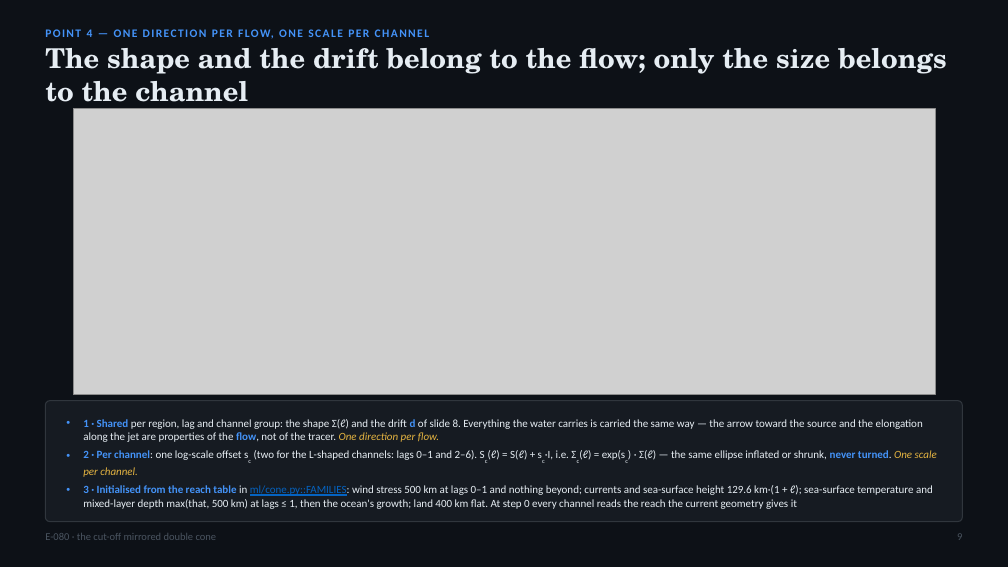
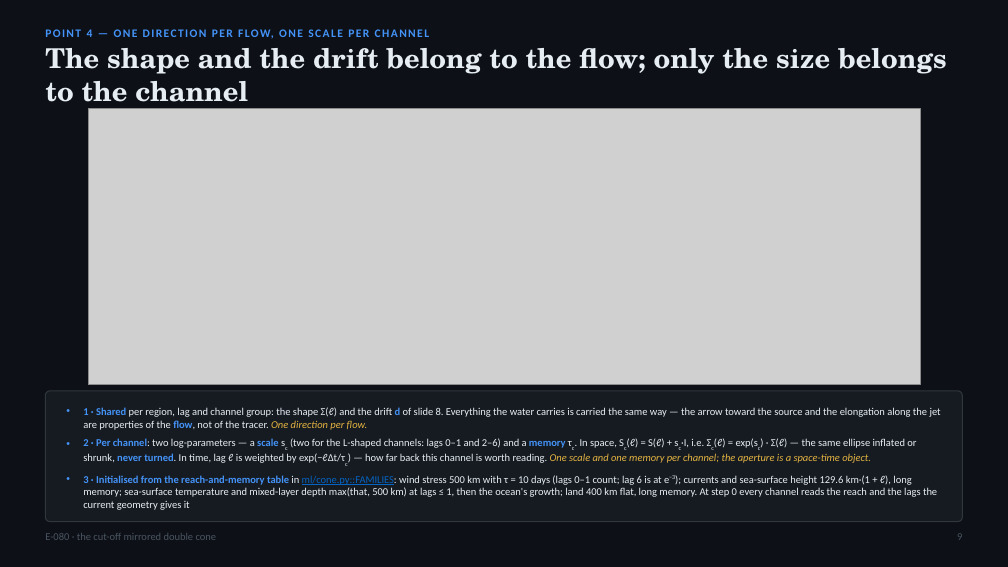
Before and after one commit to blauewelt/earth, a slide deck: slide 9 of ml/plans/E080_hourglass_cone_deck.pptx. Drawn at 1008x567 pixels with LibreOffice and Linux fonts; fonts in the diff are those of the drawing; grey boxes stand for pictures. Boxes give left, top, right and bottom in pixels: in the first picture for what was removed or moved away, otherwise in the second. Text is boxed around its words. In the diff, an @@ line names an element or a change of style, - is before the commit and + after.

```diff
--- a/ml/plans/E080_hourglass_cone_deck.pptx
+++ b/ml/plans/E080_hourglass_cone_deck.pptx
@@ picture: place and size @@
-picture at [73,109,935,395]
+picture at [88,109,920,385]
@@ rounded rectangle: place and size @@
-rounded rectangle at [45,401,963,522]
+rounded rectangle at [45,391,963,522]
@@ rounded rectangle at [45,391,963,522]: proportions changed @@
@@ text "1 · Shared per region, ...": place and size @@
-text "1 · Shared per region, ..." at [83,419,937,509]
+text "1 · Shared per region, ..." at [83,407,941,510]
@@ text at [83,407,941,430]: size 10.5 to 10 pt in "1 · Shared per region, lag and ..." @@
@@ text at [83,438,937,510]: text changed; size 10.5 to 10 pt @@
-• 2 · Per channel: one log-scale offset sc (two for the L-shaped channels: lags 0–1 and 2–6). Sc(ℓ) = S(ℓ) + sc·I, i.e. Σc(ℓ) = exp(sc) · Σ(ℓ) — the same ellipse inflated or shrunk, never turned. One scale per channel.
-• 3 · Initialised from the reach table in ml/cone.py::FAMILIES: wind stress 500 km at lags 0–1 and nothing beyond; currents and sea-surface height 129.6 km·(1 + ℓ); sea-surface temperature and mixed-layer depth max(that, 500 km) at lags ≤ 1, then the ocean's growth; land 400 km flat. At step 0 every channel reads the reach the current geometry gives it
+• 2 · Per channel: two log-parameters — a scale sc (two for the L-shaped channels: lags 0–1 and 2–6) and a memory τc. In space, Sc(ℓ) = S(ℓ) + sc·I, i.e. Σc(ℓ) = exp(sc) · Σ(ℓ) — the same ellipse inflated or shrunk, never turned. In time, lag ℓ is weighted by exp(−ℓΔt/τc) — how far back this channel is worth reading. One scale and one memory per channel; the aperture is a space-time object.
+• 3 · Initialised from the reach-and-memory table in ml/cone.py::FAMILIES: wind stress 500 km with τ = 10 days (lags 0–1 count; lag 6 is at e−3); currents and sea-surface height 129.6 km·(1 + ℓ), long memory; sea-surface temperature and mixed-layer depth max(that, 500 km) at lags ≤ 1, then the ocean's growth; land 400 km flat, long memory. At step 0 every channel reads the reach and the lags the current geometry gives it
```
Also in this commit, not shown: 6 other slides changed, 17 other files.
